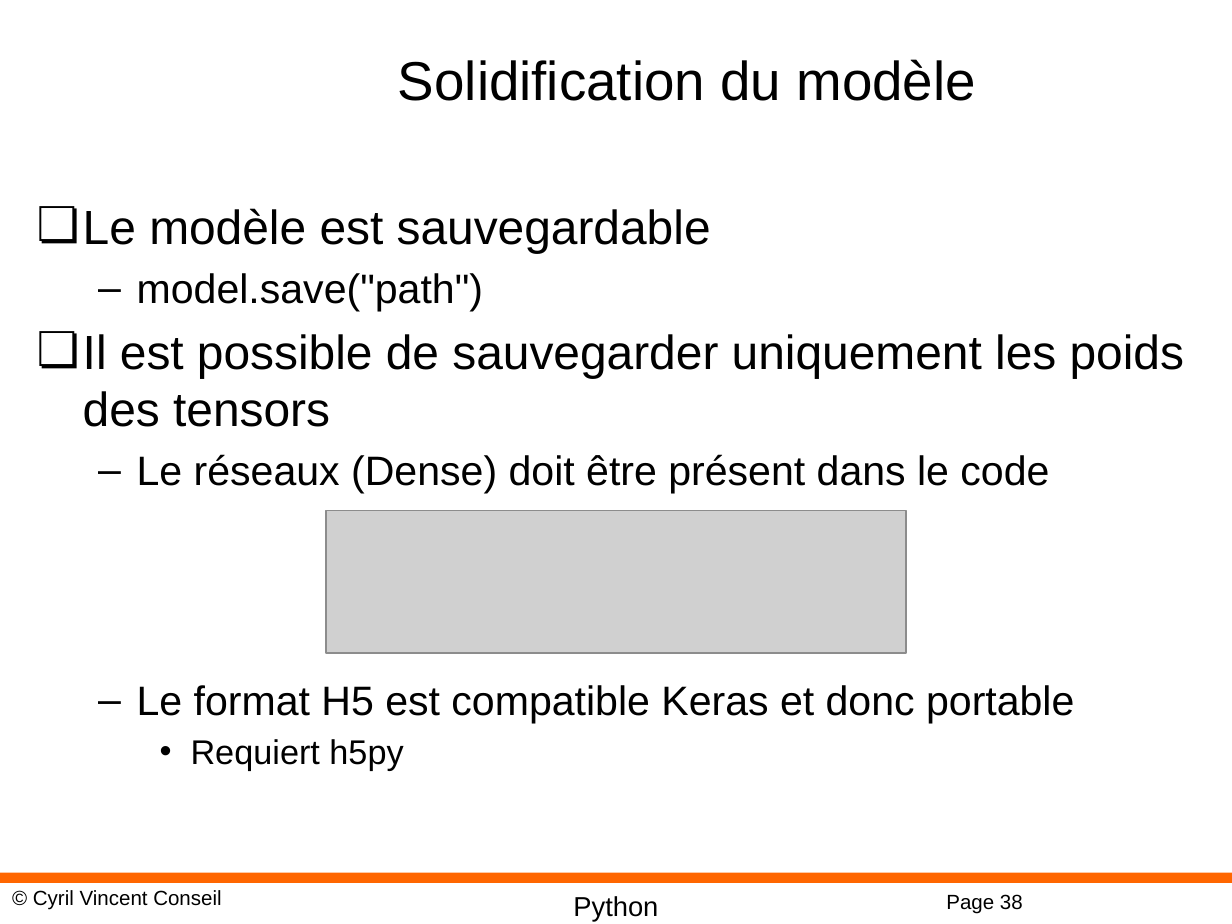
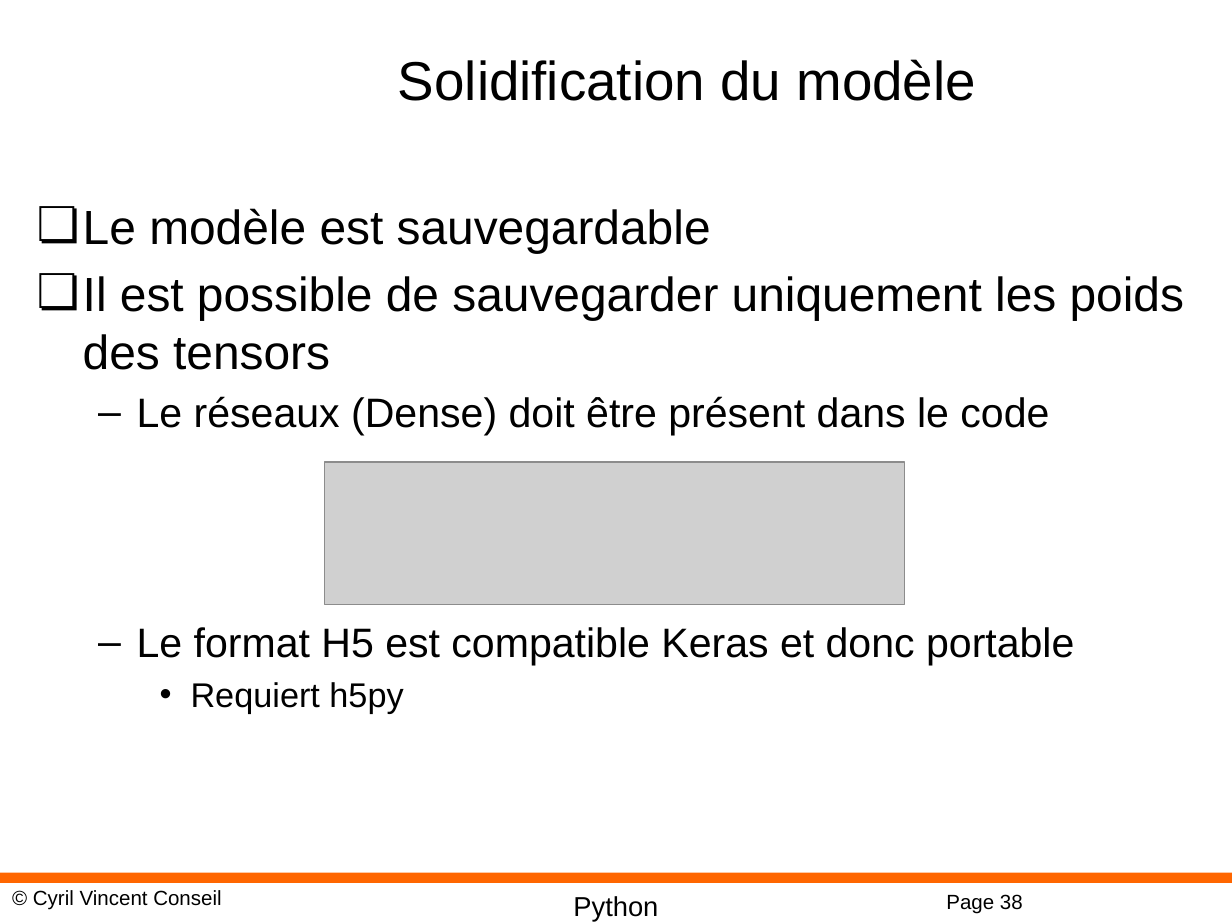
Before and after one commit to cyrilvincent/DL, a slide deck: slide 38 of PPT/DeepLearning09-Keras.pptx. Drawn at 1232x924 pixels with LibreOffice and Linux fonts; fonts in the diff are those of the drawing; grey boxes stand for pictures; background and template pictures are left out. Boxes give left, top, right and bottom in pixels: in the first picture for what was removed or moved away, otherwise in the second. Text is boxed around its words. In the diff, an @@ line names an element or a change of style, - is before the commit and + after.

```diff
--- a/PPT/DeepLearning09-Keras.pptx
+++ b/PPT/DeepLearning09-Keras.pptx
@@ text at box(137, 273, 483, 311): paragraph removed @@
-  – model.save("path")
@@ picture: place and size @@
-picture at box(326, 510, 907, 653)
+picture at box(325, 462, 906, 605)
```
Also in this commit, not shown: 1 other slide changed, 1 slide removed, 3 other files.
